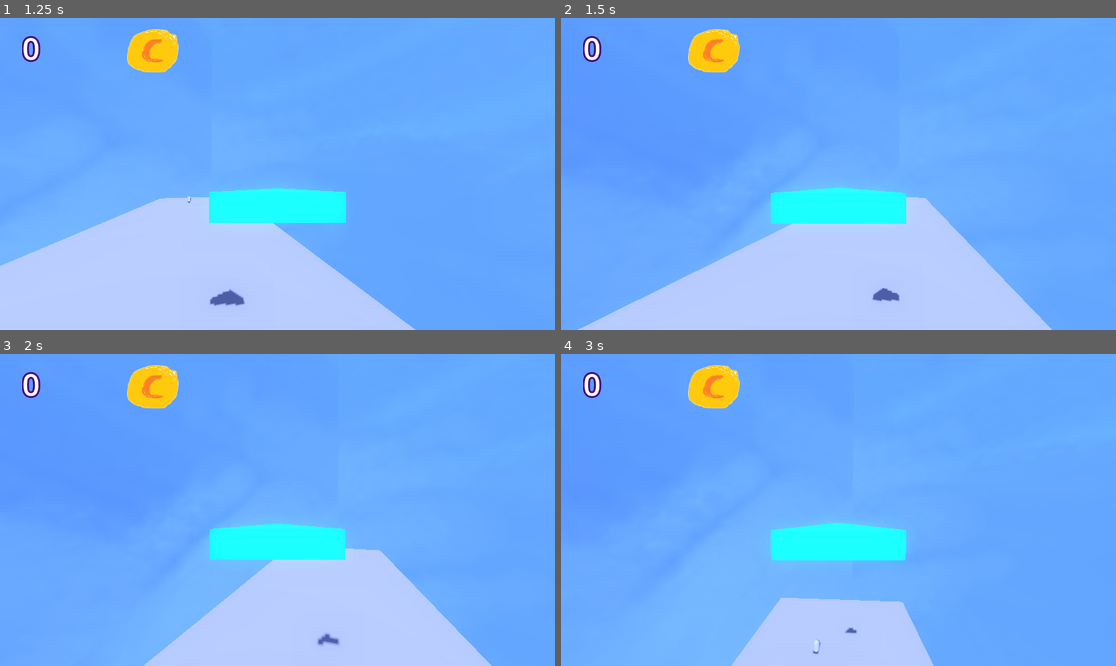
Above: before the commit, frames 1-4 (two rows, left to right).
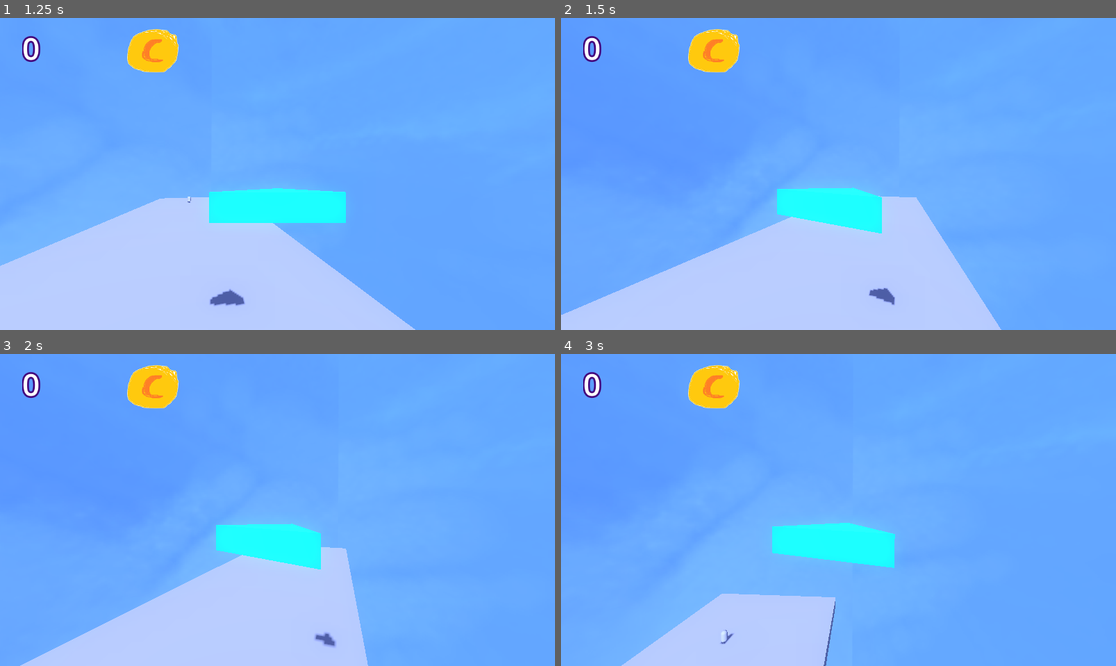
Above: after the commit, the same moments.

Repository: emeryplyler/Carrier
Game: Godot game, scene res://scenes/main.tscn
Same seed, same stepped clock (60 frames per second), same inputs: the game is played once before the commit and once after it.
Inputs (mouse positions are in pixels of both pictures, inside the frame that each line leads up to):
- Up to frame 1 (1.25 s): move the mouse to (305, 174) at 0.52 s; hold W (forward) from 0.53 s (still down); hold Space (jump) from 0.53 s (still down)
- Up to frame 2 (1.5 s): keep holding W (forward); move the mouse to (810, 174) at 1.27 s; release Space (jump) at 1.28 s; right-click (810, 174) at 1.35 s
- Up to frame 3 (2 s): keep holding W (forward); tap Space (jump) at 1.52, 1.55, 1.82 s
- Up to frame 4 (3 s): keep holding W (forward); move the mouse to (849, 503) at 2.02 s; hold Space (jump) 2.03-2.78 s; move the mouse to (832, 516) at 2.77 s; right-click (832, 516) at 2.85 s

Frame 1 is identical in both runs. In frame 2, 5.3% of the frame differs, in the area x 0-89%, y 54-100%; in frame 3, 11%, in the area x 3-89%, y 54-100%; in frame 4, 7.6%.

Commit message:
camera works in-air
no rotation as far as i can tell

Diff:
--- a/prefabs/player.tscn
+++ b/prefabs/player.tscn
@@ -35,7 +35,9 @@
 [node name="CamTarget" type="Node3D" parent="."]
 transform = Transform3D(1, 0, 0, 0, 1, 0, 0, 0, 1, 0, 0.580509, 0)
 
-[node name="Camera3D" type="Camera3D" parent="CamTarget"]
+[node name="CamArm" type="Node3D" parent="CamTarget"]
+
+[node name="Camera3D" type="Camera3D" parent="CamTarget/CamArm"]
 transform = Transform3D(1, 0, 0, 0, 1, 0, 0, 0, 1, 0, 0, 4.06448)
 environment = ExtResource("2_ly7mr")
 
--- a/scripts/player.gd
+++ b/scripts/player.gd
@@ -2,6 +2,7 @@
 
 @onready var camera_target = $CamTarget
 @onready var character_body = $CharacterBody
+@onready var cam_arm = $CamTarget/CamArm
 
 @export var SPEED = 5.0
 const JUMP_VELOCITY = 4.5
@@ -11,8 +12,6 @@
 var objects_in_range = []
 var held_object: RigidBody3D
 @onready var inventory = $Inventory
-
-var forwards: Vector3 # remember which way is forwards
 
 signal money_changed(amount: int)
 
@@ -24,11 +23,15 @@
 
 func _unhandled_input(event):
 	if event is InputEventMouseMotion:
-		rotate_y(-event.relative.x * 0.005) # rotate cam side to side
 		if is_on_floor():
+			rotate_y(-event.relative.x * 0.005) # rotate cam side to side
 			character_body.rotate_y(event.relative.x * 0.005) # keep character from spinning
-		camera_target.rotate_x(-event.relative.y * 0.005) # rotate cam up and down
-		camera_target.rotation.x = clamp(camera_target.rotation.x, -PI/2, PI/2)
+			camera_target.rotate_x(-event.relative.y * 0.005) # rotate cam up and down
+			camera_target.rotation.x = clamp(camera_target.rotation.x, -PI/2, PI/2)
+		else:
+			camera_target.rotate_y(-event.relative.x * 0.005)
+			cam_arm.rotate_x(-event.relative.y * 0.005)
+			cam_arm.rotation.x = clamp(cam_arm.rotation.x, -PI/2, PI/2)
 
 func _physics_process(delta):
 	# Add the gravity.
@@ -60,13 +63,6 @@
 		else:
 			velocity.y = MAX_UP_VELOCITY
 
-	# Floating controls:
-#	var vertical_dir = Input.get_action_strength("jump") - Input.get_action_strength("descend")
-#	if vertical_dir != 0:
-#		velocity.y = vertical_dir * SPEED
-#	else:
-#		velocity.y = move_toward(velocity.y, 0, SPEED)
-
 	# Get the input direction and handle the movement/deceleration.
 	var input_dir = Input.get_vector("left", "right", "forward", "backward")
 	if is_on_floor():
@@ -74,20 +70,12 @@
 		if direction:
 			velocity.x = direction.x * SPEED
 			velocity.z = direction.z * SPEED
-			character_body.look_at(position + direction) # character faces direction they're walking
-	#		else:
-	#			character_body.rotation.y = 0 # face forward in the air
-	#		if input_dir.y == -1:
-	#			forwards = direction
+			character_body.look_at(position + direction)
 		else:
 			velocity.x = move_toward(velocity.x, 0, SPEED)
 			velocity.z = move_toward(velocity.z, 0, SPEED)
-	#		else:
-	#			character_body.rotation.y = 0 # face forward in the air
-	#			velocity.x = forwards.x * SPEED
-	#			velocity.z = forwards.z * SPEED
 
-	# attempt at tank controls
+	# attempt at tank controls (for flying only)
 	else:
 		character_body.rotation.y = 0 # face forward in the air
 		# calculate braking
@@ -96,7 +84,6 @@
 		var direction = (transform.basis * Vector3(0, 0, -1)).normalized() # NOTE: does this work?
 		velocity.x = direction.x * SPEED
 		velocity.z = direction.z * SPEED
-		print(direction)
 
 		# calculate rotation amount
 			# check input_dir.x
Not shown: 2 places in scenes/main.tscn that only renumber resources
